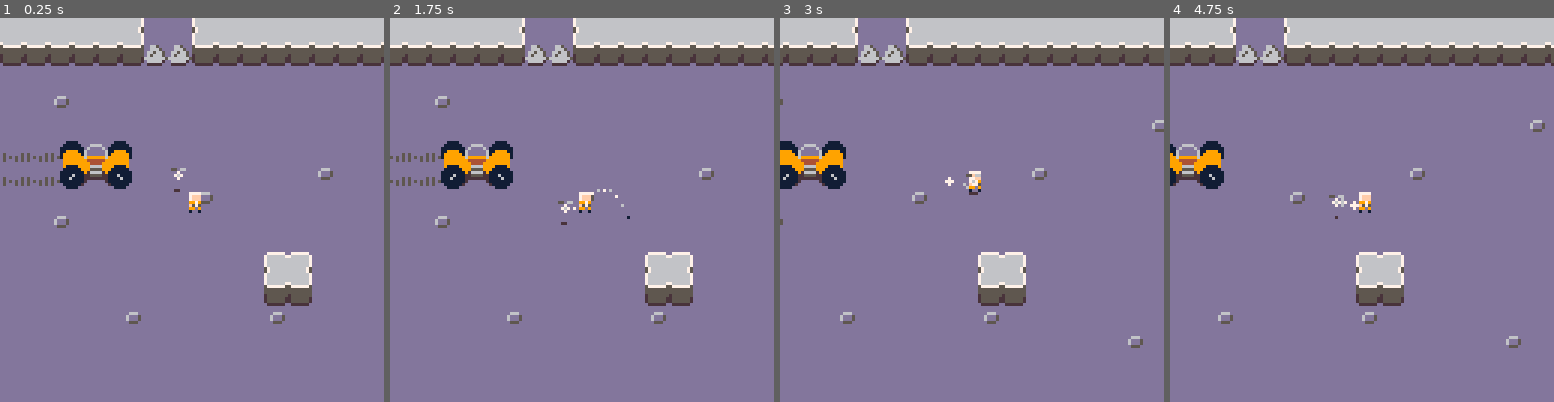
Above: before the commit, frames 1-4 (left to right).
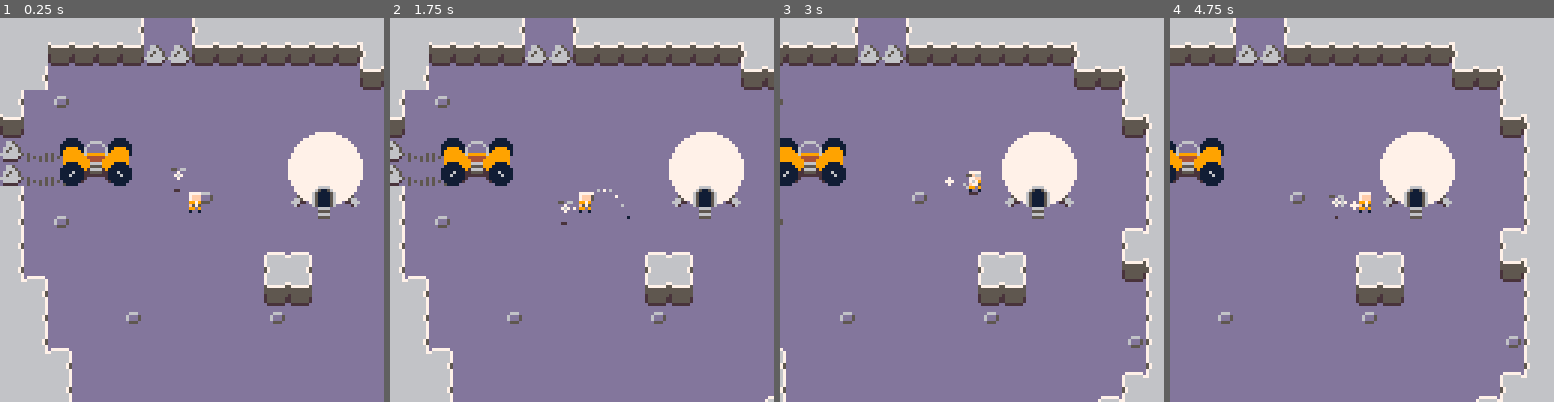
Above: after the commit, the same moments.

Repository: kevinthompson/moonbreak-p8
Game: PICO-8 cartridge moonbreak.p8
The game is run twice, just before and just after one commit, with the same random seed, the same clock (stepped at 60 frames per second) and the same inputs.
Inputs:
- Up to frame 1 (0.25 s): no input
- Up to frame 2 (1.75 s): tap X (X key) at 0.33, 1.07 s; tap O (Z key) at 0.7, 1.7 s; hold Right from 1.6 s (still down)
- Up to frame 3 (3 s): tap X (X key) at 1.85, 2.97 s; release Right at 2.1 s; tap O (Z key) at 2.1, 2.5, 2.9 s; hold Up 2.15-2.42 s; hold Right from 2.47 s (still down)
- Up to frame 4 (4.75 s): release Right at 3.03 s; hold Left 3.08-3.58 s; tap O (Z key) every 0.4 s from 3.3 to 4.5 s; hold Down 3.63-3.97 s; hold Right 4.02-4.68 s; tap X (X key) at 4.08 s; hold Up from 4.73 s (still down)

The runs differ from the first frame. In frame 1, 14% of the frame differs, in the area x 0-100%, y 6-100%; in frame 2, 12%; in frame 3, 13%; in frame 4, 16%.

Commit message:
feat: placeholder level

Diff:
--- a/moonbreak.p8
+++ b/moonbreak.p8
@@ -27,6 +27,7 @@
 #include scripts/entities/terminal.lua
 #include scripts/entities/particle.lua
 #include scripts/entities/rover.lua
+#include scripts/entities/pod.lua
 
 -- main
 #include scripts/main.lua
@@ -47,9 +48,9 @@
 00f57500005f75000f5575f0000000000000000000000000651111560000000011111111e000000e000000000000000000000000000000000000000000000000
 00990900009901000019090000000000000000000000000065111156000000000111111e00000000000000000000000000000000000000000000000000000000
 00100100001000000000010000000000000000000000000000666600000000000011110000000000000000000000000000000000000000000000000000000000
-00000000000000000000000000000000000000000000000000000000000000000000000000000000000000000000000000000000000000000000000000000000
-00000000000000000000000000000000000000000000000000000000000000000000000000000000000000000000000000000000000000000000000000000000
-00000000000000000000000000000000000000000000000000000000000000000000000000000000000000000000000000000000000000000000000000000000
+00000000000000000000000000000000000000000000000000555500000000000000000000000000000000000000000000000000000000000000000000000000
+00000000000000000000000000000000000000000000000000666600000000000000000000000000000000000000000000000000000000000000000000000000
+00000000000000000000000000000000000000000000000000555500000000000000000000000000000000000000000000000000000000000000000000000000
 00000000000000000000000000000000000000000000000000000000000000000000000000000000000000000000000000000000000000000000000000000000
 00000000000000000000000000000000000000000000000000000000000000000000000000000000000000000000000000000000000000000000000000000000
 00000000000000000000000000000000000000000000000000000000000000000000000000000000000000000000000000000000000000000000000000000000
@@ -69,8 +70,8 @@
 00600050555555556666666606656650666666660000000000000000000000000000000000000000000000000000000000000000000000000000000000000000
 00600050e55555556666666606566650666666660005000000000000000000000000000000000000000000000000000000000000000000000000000000000000
 00055500e555555e6666666666666665666666660066500000000000000000000000000000000000000000000000000000000000000000000000000000000000
-00000000e555555e66666666066666e0555555550666000000000000000000000000000000000000000000000000000000000000000000000000000000000000
-000000000eeeeee0666666660eeeee00000000000060000000000000000000000000000000000000000000000000000000000000000000000000000000000000
+00000000e555555e66666666066666e0555555550666ee0000000000000000000000000000000000000000000000000000000000000000000000000000000000
+000000000eeeeee0666666660eeeee0000000000006e000000000000000000000000000000000000000000000000000000000000000000000000000000000000
 76666666666666670000000000000000000000000000000000000000000000000000000000000000000000000000000000000000000000000000000000000000
 76666666666666670000000000000000000000000000000000000000000000000000000000000000000000000000000000000000000000000000000000000000
 76666666666666670000000000000000000000000000000000000000000000000000000000000000000000000000000000000000000000000000000000000000
@@ -84,25 +85,31 @@
 0000000000000000000000000000000000000000000000000000000000000000000000000000000000000000000000000000000000000000000000000000000000000000000000000000000000000000000000000000000000000000000000000000000000000000000000000000000000000000000000000000000000000000
 __map__
 4242424242510000504242424242424242424242424242424242000000000000000000000000000000000000000000000000000000000000000000000000000000000000000000000000000000000000000000000000000000000000000000000000000000000000000000000000000000000000000000000000000000000000
-4141414141414343414141414141414141414141414141414141000000000000000000000000000000000000000000000000000000000000000000000000000000000000000000000000000000000000000000000000000000000000000000000000000000000000000000000000000000000000000000000000000000000000
-0000000000000000000000000000000000000000000000000000000000000000000000000000000000000000000000000000000000000000000000000000000000000000000000000000000000000000000000000000000000000000000000000000000000000000000000000000000000000000000000000000000000000000
-0000400000000000000000000000000000000000000000000000000000000000000000000000000000000000000000000000000000000000000000000000000000000000000000000000000000000000000000000000000000000000000000000000000000000000000000000000000000000000000000000000000000000000
-0000010000000000000000000000000000004000000000000000000000000000000000000000000000000000000000000000000000000000000000000000000000000000000000000000000000000000000000000000000000000000000000000000000000000000000000000000000000000000000000000000000000000000
-0707070000000000000000000000000000000000000000000000000000000000000000000000000000000000000000000000000000000000000000000000000000000000000000000000000000000000000000000000000000000000000000000000000000000000000000000000000000000000000000000000000000000000
-0707070000000000000000000040000000000000004000000000000000000000000000000000000000000000000000000000000000000000000000000000000000000000000000000000000000000000000000000000000000000000000000000000000000000000000000000000000000000000000000000000000000000000
-0000000000000000400000000000000000000000000000000000000000000000000000000000000000000000000000000000000000000000000000000000000000000000000000000000000000000000000000000000000000000000000000000000000000000000000000000000000000000000000000000000000000000000
-0000400000000000000000000000000000000000000000000000000000000000000000000000000000000000000000000000000000000000000000000000000000000000000000000000000000000000000000000000000000000000000000000000000000000000000000000000000000000000000000000000000000000000
-0000000000000000000000525200000000000000400000000000000000000000000000000000000000000000000000000000000000000000000000000000000000000000000000000000000000000000000000000000000000000000000000000000000000000000000000000000000000000000000000000000000000000000
-0000000000000000000000505100000000000000000000000000000000000000000000000000000000000000000000000000000000000000000000000000000000000000000000000000000000000000000000000000000000000000000000000000000000000000000000000000000000000000000000000000000000000000
-0000000000000000000000414100000000000000000000000000000000000000000000000000000000000000000000000000000000000000000000000000000000000000000000000000000000000000000000000000000000000000000000000000000000000000000000000000000000000000000000000000000000000000
-0000000000400000000000400000000000000000000000000000000000000000000000000000000000000000000000000000000000000000000000000000000000000000000000000000000000000000000000000000000000000000000000000000000000000000000000000000000000000000000000000000000000000000
-0000000000000000000000000000000000400000000000000000000000000000000000000000000000000000000000000000000000000000000000000000000000000000000000000000000000000000000000000000000000000000000000000000000000000000000000000000000000000000000000000000000000000000
-0000000000000000000000000000000000000000000000000000000000000000000000000000000000000000000000000000000000000000000000000000000000000000000000000000000000000000000000000000000000000000000000000000000000000000000000000000000000000000000000000000000000000000
-0000000000000000000000000000000000000000000000004000000000000000000000000000000000000000000000000000000000000000000000000000000000000000000000000000000000000000000000000000000000000000000000000000000000000000000000000000000000000000000000000000000000000000
-0000000000000000000000000000000000000000000000000000000000000000000000000000000000000000000000000000000000000000000000000000000000000000000000000000000000000000000000000000000000000000000000000000000000000000000000000000000000000000000000000000000000000000
-0000004000000000000000000000000000400000000000000000000000000000000000000000000000000000000000000000000000000000000000000000000000000000000000000000000000000000000000000000000000000000000000000000000000000000000000000000000000000000000000000000000000000000
-0000000000000000000000000000000000000000000000000000000000000000000000000000000000000000000000000000000000000000000000000000000000000000000000000000000000000000000000000000000000000000000000000000000000000000000000000000000000000000000000000000000000000000
-0000000000000040000000000000000000000000000040000000000000000000000000000000000000000000000000000000000000000000000000000000000000000000000000000000000000000000000000000000000000000000000000000000000000000000000000000000000000000000000000000000000000000000
+4242414141414343414141414141415042424242424242424242000000000000000000000000000000000000000000000000000000000000000000000000000000000000000000000000000000000000000000000000000000000000000000000000000000000000000000000000000000000000000000000000000000000000
+4251000000000000000000000000004141504242424242424242000000000000000000000000000000000000000000000000000000000000000000000000000000000000000000000000000000000000000000000000000000000000000000000000000000000000000000000000000000000000000000000000000000000000
+5100400000000000000000000000000000504242424242424242000000000000000000000000000000000000000000000000000000000000000000000000000000000000000000000000000000000000000000000000000000000000000000000000000000000000000000000000000000000000000000000000000000000000
+4100010000000000000000000000000000415042424242424242000000000000000000000000000000000000000000000000000000000000000000000000000000000000000000000000000000000000000000000000000000000000000000000000000000000000000000000000000000000000000000000000000000000000
+4307070000000000000000000000000000005042424242424242000000000000000000000000000000000000000000000000000000000000000000000000000000000000000000000000000000000000000000000000000000000000000000000000000000000000000000000000000000000000000000000000000000000000
+4307070000000000000000000040000000005042424242424242000000000000000000000000000000000000000000000000000000000000000000000000000000000000000000000000000000000000000000000000000000000000000000000000000000000000000000000000000000000000000000000000000000000000
+5100000000000000400000000000000000005042424242424242000000000000000000000000000000000000000000000000000000000000000000000000000000000000000000000000000000000000000000000000000000000000000000000000000000000000000000000000000000000000000000000000000000000000
+5100400000000000000000000000000000525042424242424242000000000000000000000000000000000000000000000000000000000000000000000000000000000000000000000000000000000000000000000000000000000000000000000000000000000000000000000000000000000000000000000000000000000000
+5100000000000000000000525200000000504242424242424242000000000000000000000000000000000000000000000000000000000000000000000000000000000000000000000000000000000000000000000000000000000000000000000000000000000000000000000000000000000000000000000000000000000000
+5152000000000000000000505100000000415042424242424242000000000000000000000000000000000000000000000000000000000000000000000000000000000000000000000000000000000000000000000000000000000000000000000000000000000000000000000000000000000000000000000000000000000000
+4251000000000000000000414100000000005042424242424242000000000000000000000000000000000000000000000000000000000000000000000000000000000000000000000000000000000000000000000000000000000000000000000000000000000000000000000000000000000000000000000000000000000000
+4251000000400000000000400000000000005042424242424242000000000000000000000000000000000000000000000000000000000000000000000000000000000000000000000000000000000000000000000000000000000000000000000000000000000000000000000000000000000000000000000000000000000000
+4251520000000000000000000000000000405042424242424242000000000000000000000000000000000000000000000000000000000000000000000000000000000000000000000000000000000000000000000000000000000000000000000000000000000000000000000000000000000000000000000000000000000000
+4242510000000000000000000000000000525042424242424242000000000000000000000000000000000000000000000000000000000000000000000000000000000000000000000000000000000000000000000000000000000000000000000000000000000000000000000000000000000000000000000000000000000000
+4242510000000000000000000000000052504242424242424242000000000000000000000000000000000000000000000000000000000000000000000000000000000000000000000000000000000000000000000000000000000000000000000000000000000000000000000000000000000000000000000000000000000000
+4251410000000000000000005252525250424242424242424242000000000000000000000000000000000000000000000000000000000000000000000000000000000000000000000000000000000000000000000000000000000000000000000000000000000000000000000000000000000000000000000000000000000000
+4251525252000000000000525042424242424242424242424242000000000000000000000000000000000000000000000000000000000000000000000000000000000000000000000000000000000000000000000000000000000000000000000000000000000000000000000000000000000000000000000000000000000000
+4242424251525252525252504242424242424242424242424242000000000000000000000000000000000000000000000000000000000000000000000000000000000000000000000000000000000000000000000000000000000000000000000000000000000000000000000000000000000000000000000000000000000000
+4242424242424242424242424242424242424242424242424242000000000000000000000000000000000000000000000000000000000000000000000000000000000000000000000000000000000000000000000000000000000000000000000000000000000000000000000000000000000000000000000000000000000000
+4242424242424242424242424242424242424242424242424242000000000000000000000000000000000000000000000000000000000000000000000000000000000000000000000000000000000000000000000000000000000000000000000000000000000000000000000000000000000000000000000000000000000000
+4242424242424242424242424242424242424242424242424242000000000000000000000000000000000000000000000000000000000000000000000000000000000000000000000000000000000000000000000000000000000000000000000000000000000000000000000000000000000000000000000000000000000000
+4242424242424242424242424242424242424242424242424242000000000000000000000000000000000000000000000000000000000000000000000000000000000000000000000000000000000000000000000000000000000000000000000000000000000000000000000000000000000000000000000000000000000000
+4242424242424242424242424242424242424242424242424242000000000000000000000000000000000000000000000000000000000000000000000000000000000000000000000000000000000000000000000000000000000000000000000000000000000000000000000000000000000000000000000000000000000000
+4242424242424242424242424242424242424242424242424242000000000000000000000000000000000000000000000000000000000000000000000000000000000000000000000000000000000000000000000000000000000000000000000000000000000000000000000000000000000000000000000000000000000000
+4242424242424242424242424242424242424242424242424242000000000000000000000000000000000000000000000000000000000000000000000000000000000000000000000000000000000000000000000000000000000000000000000000000000000000000000000000000000000000000000000000000000000000
 
 
 
--- /dev/null
+++ b/scripts/entities/pod.lua
@@ -0,0 +1,14 @@
+pod = entity:extend({
+  door = false,
+
+  draw = function(_ENV)
+    spr(69,x-12,y-8)
+    spr(69,x+5,y-8,1,1,true)
+    circfill(x,y-13,12,7)
+
+    if door then
+      spr(22,x-4,y-7)
+      spr(38,x-4,y+1)
+    end
+  end
+})
--- a/scripts/scenes/game.lua
+++ b/scripts/scenes/game.lua
@@ -23,7 +23,8 @@
       y = player.y - 32 + rnd(16)
     }))
 
-    rover:new({ x = 32, y = 56 })
+    rover:new({ x = 32, y = 55 })
+    pod:new({ x = 108, y = 63, door = true })
   end,
 
   update=function(_ENV)
Not shown, changed: assets/artboard.aseprite
Not shown, added: media/moonbreak-2024-05-07.gif
Not shown, changed: sprites.png
